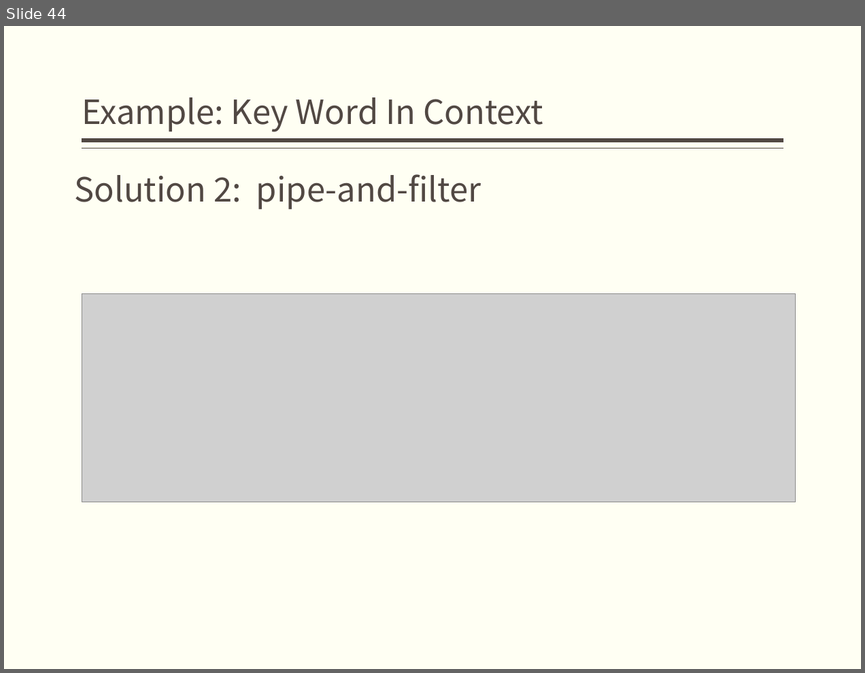
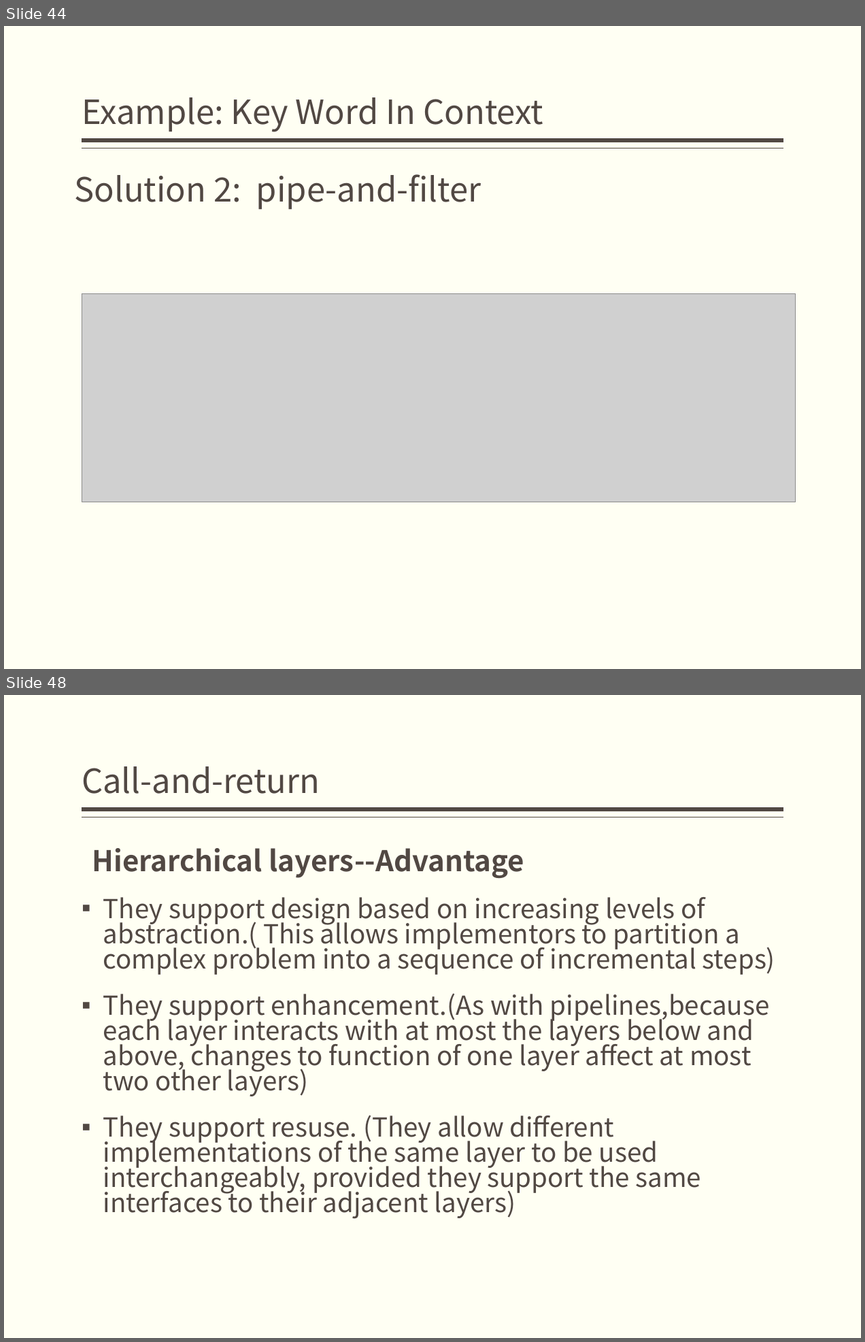
Before and after one commit to bonkboykz/jz81.github.io, a slide deck: course/sa/LectureNotes/(Spring2018)Lecture2.pptx. Shown one above the other, each under a label of ours: slide 44 before the commit, slides 44 and 48 after it; the slides between them are not shown. The pictures are 865x673 and 865x1342 pixels, drawn with LibreOffice and Linux fonts; fonts in the diff are those of the drawing; grey boxes stand for pictures. Boxes give left, top, right and bottom in pixels: in the first picture for what was removed or moved away, otherwise in the second. Text is boxed around its words. In the diff, an @@ line names an element or a change of style, - is before the commit and + after.

```diff
--- a/course/sa/LectureNotes/(Spring2018)Lecture2.pptx
+++ b/course/sa/LectureNotes/(Spring2018)Lecture2.pptx
@@ slide 48 added at (x1=4, y1=695, x2=861, y2=1338), background #FFFFF3; not listed: 2 template elements that a slide beside it also shows @@
@@ title added at (x1=82, y1=766, x2=320, y2=794), 28 pt, text #514843 @@
+Call-and-return
@@ text added at (x1=92, y1=848, x2=775, y2=1219), 22 pt, text #514843 @@
+Hierarchical layers--Advantage
+▪ They support design based on increasing levels of abstraction.( This allows implementors to partition a complex problem into a sequence of incremental steps)
+▪ They support enhancement.(As with pipelines,because each layer interacts with at most the layers below and above, changes to function of one layer affect at most two other layers)
+▪ They support resuse. (They allow different implementations of the same layer to be used interchangeably, provided they support the same interfaces to their adjacent layers)
```
Also in this commit, not shown: 2 slides changed, 5 other slides added, 1 other file.
